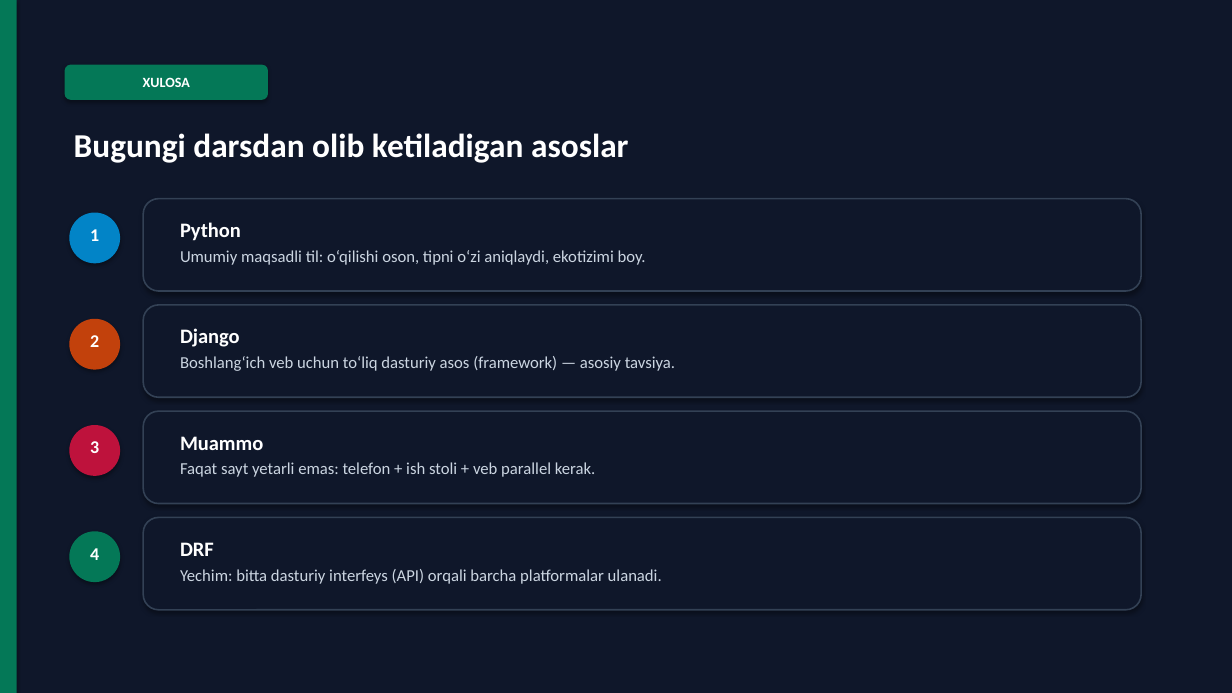
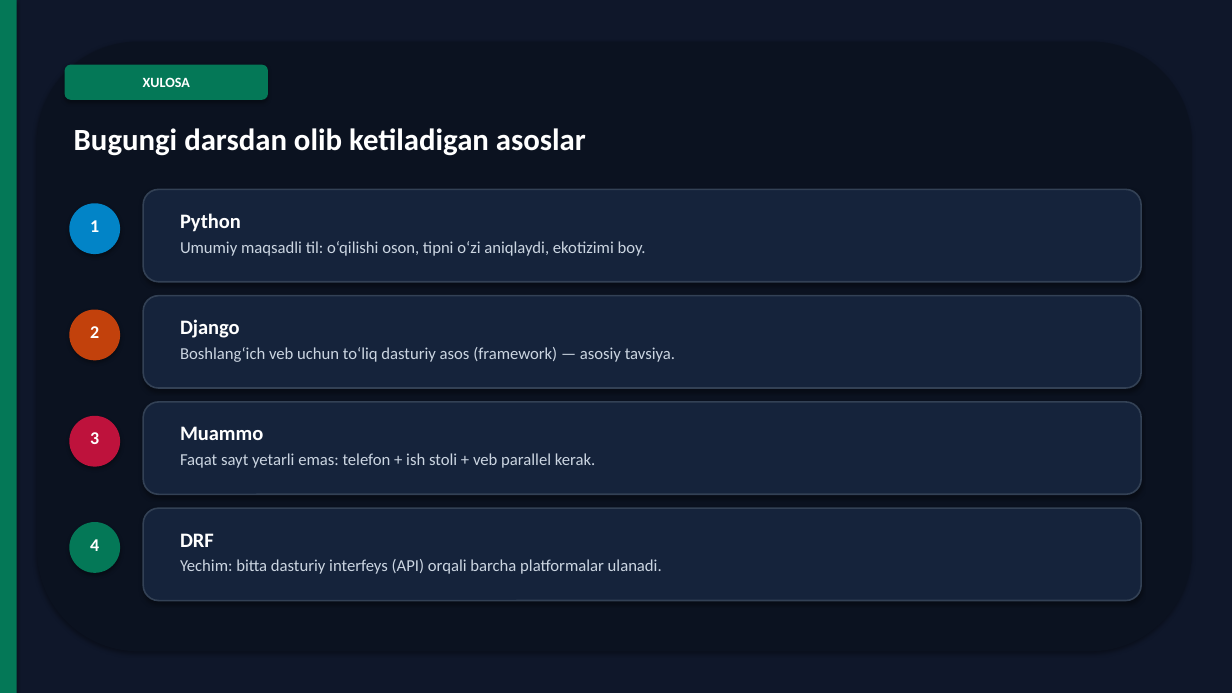
Before and after one commit to DilshodZokirov/bgalaxy-app, a slide deck: slide 16 of python-prezentatsiya/Python-Django-PBL-v5.pptx. Drawn at 1232x693 pixels with LibreOffice and Linux fonts; fonts in the diff are those of the drawing; background and template pictures are left out. Boxes give left, top, right and bottom in pixels: in the first picture for what was removed or moved away, otherwise in the second. Text is boxed around its words. In the diff, an @@ line names an element or a change of style, - is before the commit and + after.

```diff
--- a/python-prezentatsiya/Python-Django-PBL-v5.pptx
+++ b/python-prezentatsiya/Python-Django-PBL-v5.pptx
@@ rounded rectangle added at (37, 42, 1192, 652), fill #0B1220 @@
@@ text "Bugungi darsdan olib ketiladigan asoslar" at (74, 128, 586, 156): size 26 to 24 pt @@
@@ 8 texts, 4 ellipses, 4 rounded rectangles: place and size @@
-8 texts, 4 ellipses, 4 rounded rectangles at (69, 199, 1141, 610)
+8 texts, 4 ellipses, 4 rounded rectangles at (69, 189, 1141, 601)
@@ fill #0F172A to #15233B in 4 elements at (143, 296, 1141, 388), (143, 508, 1141, 601), (143, 189, 1141, 282), (143, 402, 1141, 494) @@
```
Also in this commit, not shown: 1 other slide changed, 12 other files.
